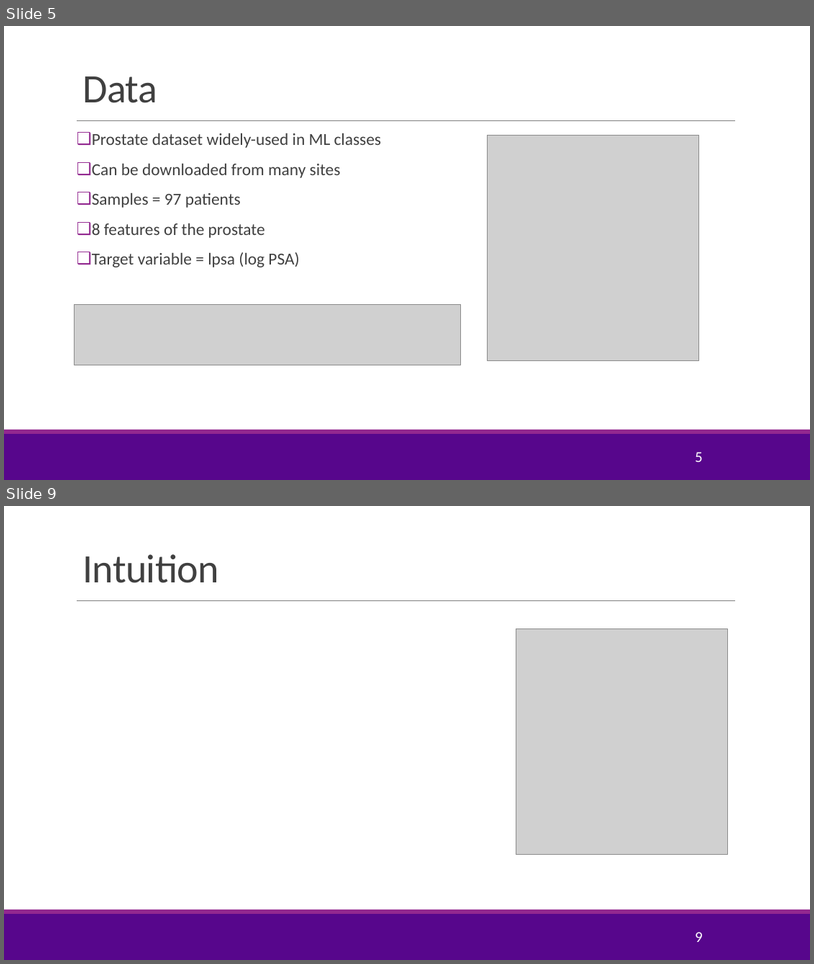
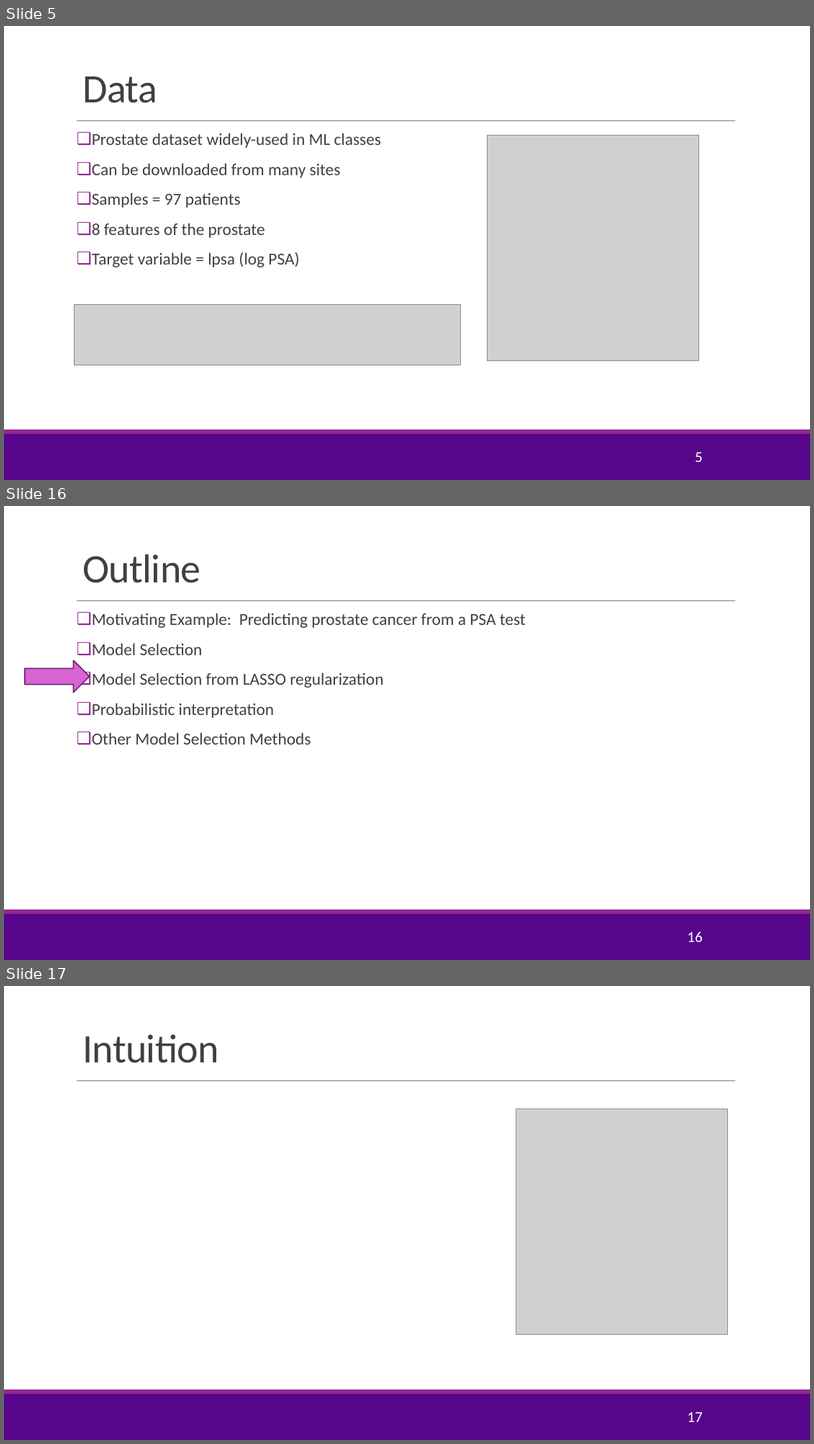
Before and after one commit to sdrangan/introml, a slide deck: lectures/Lect05_Lasso.pptx. Shown one above the other, each under a label of ours: slides 5 and 9 before the commit, slides 5, 16 and 17 after it; the slides between them are not shown. The pictures are 814x964 and 814x1444 pixels, drawn with LibreOffice and Linux fonts; fonts in the diff are those of the drawing; grey boxes stand for pictures; background and template pictures are left out. Boxes give left, top, right and bottom in pixels: in the first picture for what was removed or moved away, otherwise in the second. Text is boxed around its words. In the diff, an @@ line names an element or a change of style, - is before the commit and + after.

Commit message:
Corrected error in prostate example Added data for in-class exercise

```diff
--- a/lectures/Lect05_Lasso.pptx
+++ b/lectures/Lect05_Lasso.pptx
@@ slide 16 added at (4,506,810,960), background #FFFFFF; not listed: 3 template elements that a slide beside it also shows @@
@@ title added at (82,554,201,583), 48 pt, text #404040 @@
+Outline
@@ text added at (92,613,526,744), 20 pt, text #404040 @@
+❑ Motivating Example: Predicting prostate cancer from a PSA test
+❑ Model Selection
+❑ Model Selection from LASSO regularization
+❑ Probabilistic interpretation
+❑ Other Model Selection Methods
@@ right arrow added at (25,660,89,692), fill #D665D3, outline #6C1D6A 1.25 pt @@
@@ page number added at (687,931,702,942), 18 pt, text #FFFFFF @@
+16
@@ what was slide 9 is now slide 17 @@
@@ page number at (687,1412,702,1422): text changed @@
-9
+17
```
Also in this commit, not shown: 12 slides changed, 10 other slides added, 3 slides removed, 3 other files.
